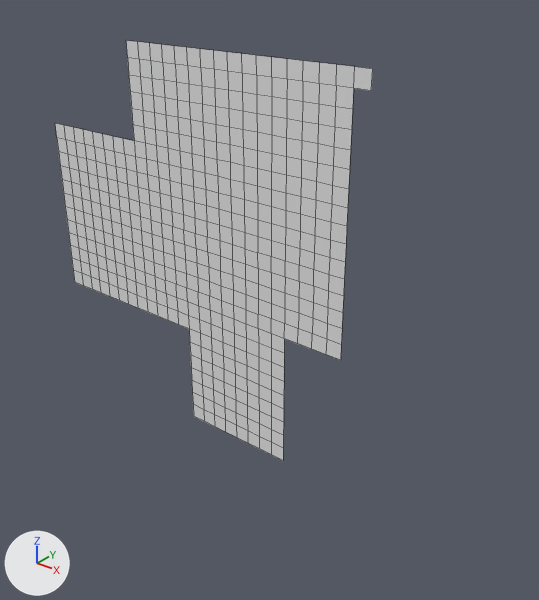
Before and after pictures for a commit that changed the OBJ model Assets/Tiled2Unity/Meshes/ship2.obj.
Before and after are seen from a 50 mm lens placed at (-1289.0, -994.0, -1617.0), pointed at (-2121.0, 46.0, -2262.0). The axes (+X, +Y, +Z) are drawn at lower left. The lights are the same throughout. Mesh edges are drawn as thin lines. Where no turn or scale is listed for an object, it has been applied to the vertices.

Names of what the first picture shows: 'ship2'.
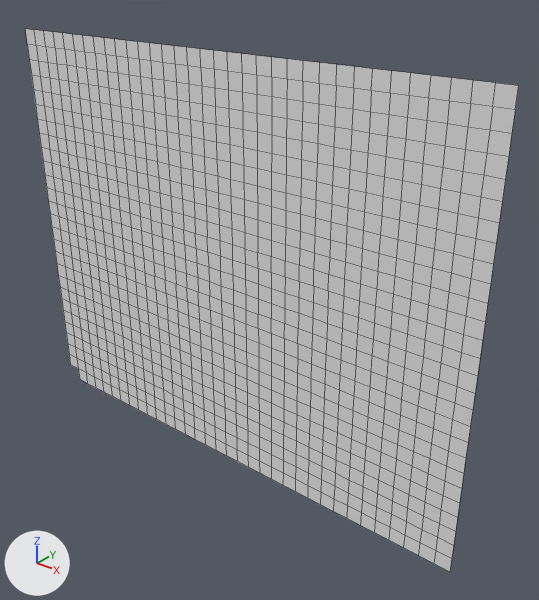
Boxes (x1, y1, x2, y2) around the edits, measured in the pictures (539 x 600 px):
'ship2', reshaped (55% wider, 29% taller): before (55, 40, 373, 460); after (25, 29, 519, 572)
part 1 of me_ship2, added: after (25, 29, 519, 572)

What changed in the scene script:
```text
Change me_ship2:
    used by ob_ship2; location = (0.0, 0.0, 0.0)
    remove me_ship2.from_pydata(...)  # 484 vertices, 433 faces; spans x -2688.0..-1888.0, y 0.0, z -2592.0..-1792.0
    add me_ship2.from_pydata(...)  # 979 vertices, 917 faces; spans x -2752.0..-1664.0, y 0.0, z -2656.0..-1792.0
    me_ship2 part 1: 495 vertices added at x -2752.0..-1664.0, y 0.0, z -2656.0..-1792.0
```
